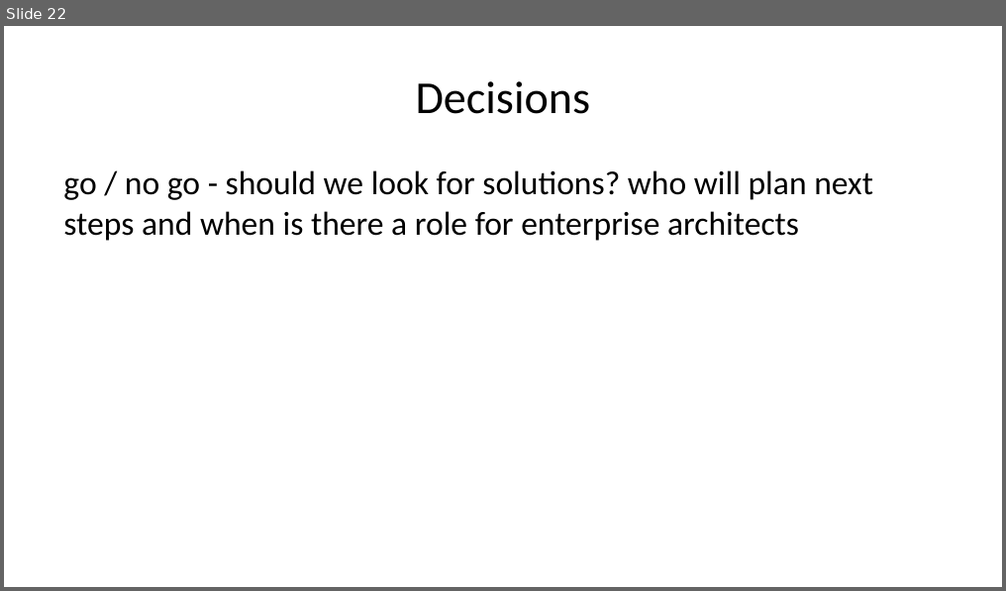
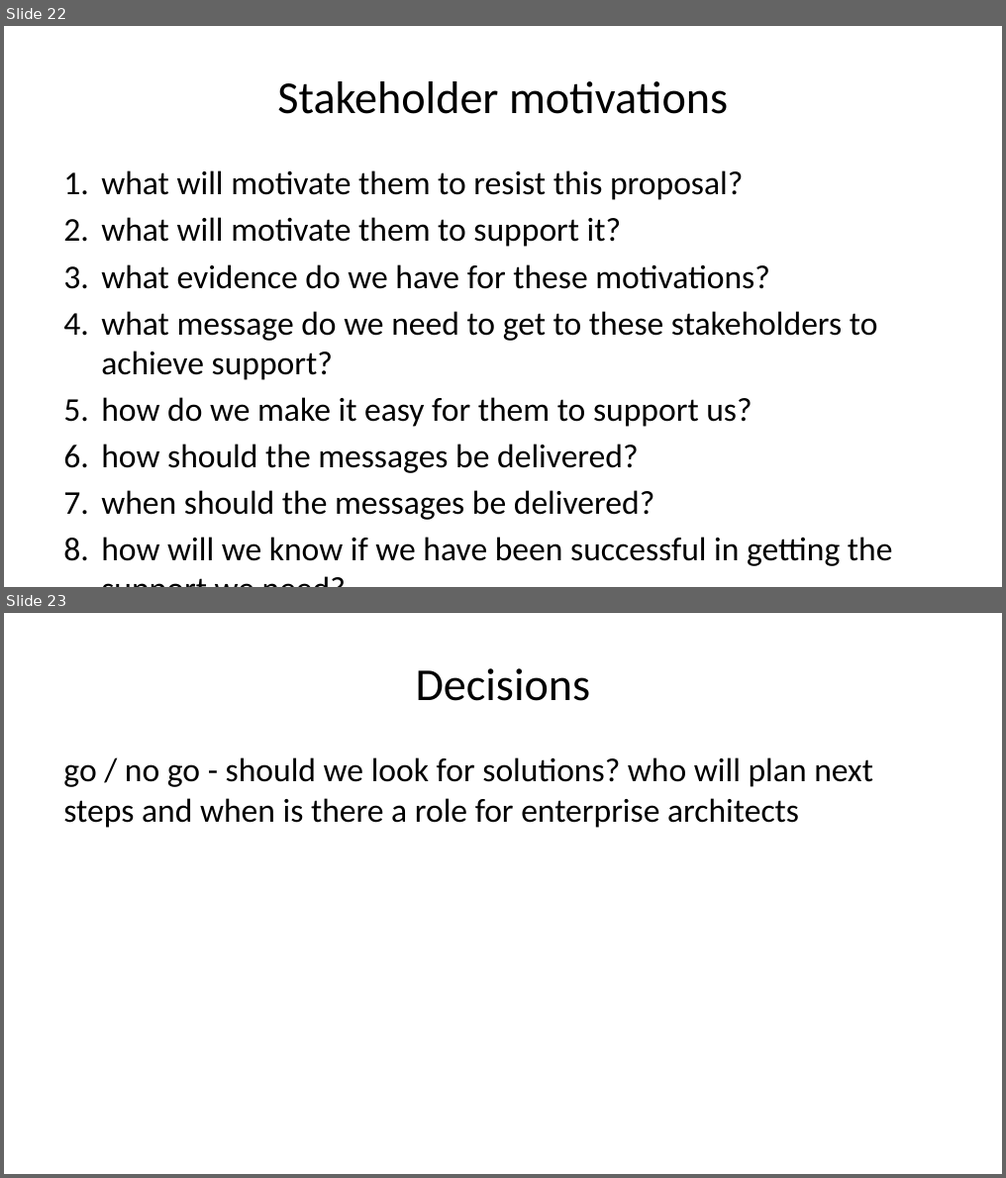
Before and after one commit to Open-Archypelago/Archypelago, a slide deck: building-blocks/problem-statement/Architecture-Challenge.pptx. Shown one above the other, each under a label of ours: slide 22 before the commit, slides 22 and 23 after it. The pictures are 1006x591 and 1006x1178 pixels, drawn with LibreOffice and Linux fonts; fonts in the diff are those of the drawing. Boxes give left, top, right and bottom in pixels: in the first picture for what was removed or moved away, otherwise in the second. Text is boxed around its words. In the diff, an @@ line names an element or a change of style, - is before the commit and + after.

```diff
--- a/building-blocks/problem-statement/Architecture-Challenge.pptx
+++ b/building-blocks/problem-statement/Architecture-Challenge.pptx
@@ slide 22 added at box(4, 26, 1002, 587), background #FFFFFF @@
@@ title added at box(277, 81, 728, 114), 33 pt, text #000000 @@
+Stakeholder motivations
@@ text added at box(101, 171, 893, 567), 24 pt, text #000000 @@
+1. what will motivate them to resist this proposal?
+2. what will motivate them to support it?
+3. what evidence do we have for these motivations?
+4. what message do we need to get to these stakeholders to achieve support?
+5. how do we make it easy for them to support us?
+6. how should the messages be delivered?
+7. when should the messages be delivered?
+8. how will we know if we have been successful in getting the support we need?
@@ what was slide 22 is now slide 23 @@
```
Also in this commit, not shown: 8 slides changed, 1 other slide added, 1 slide removed, 9 other files.
